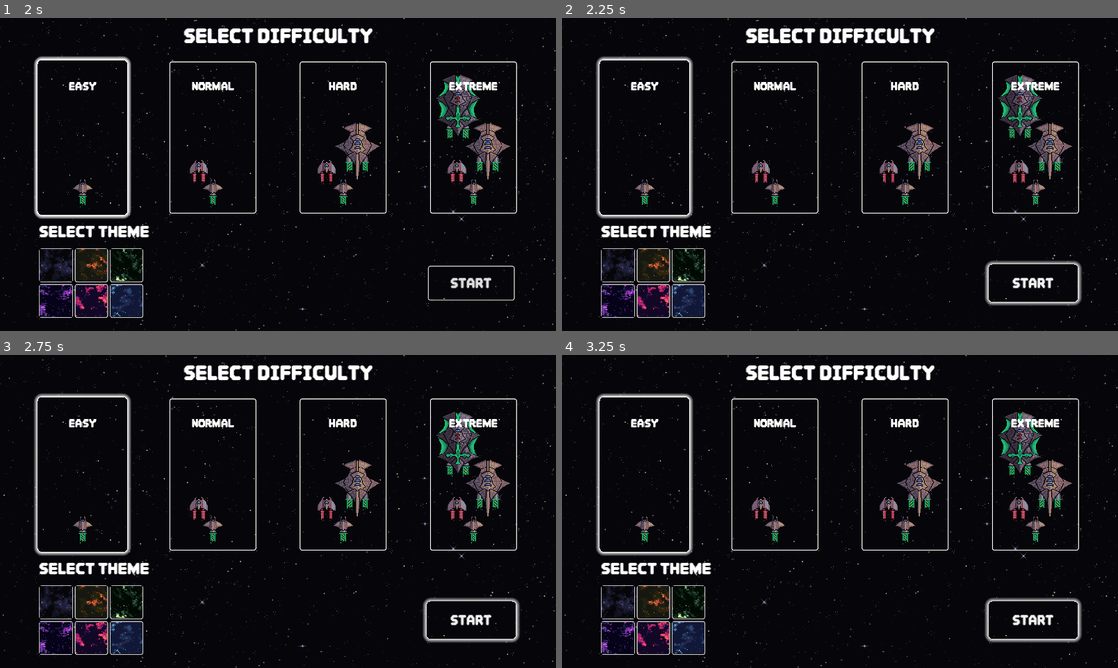
Above: before the commit, frames 1-4 (two rows, left to right).
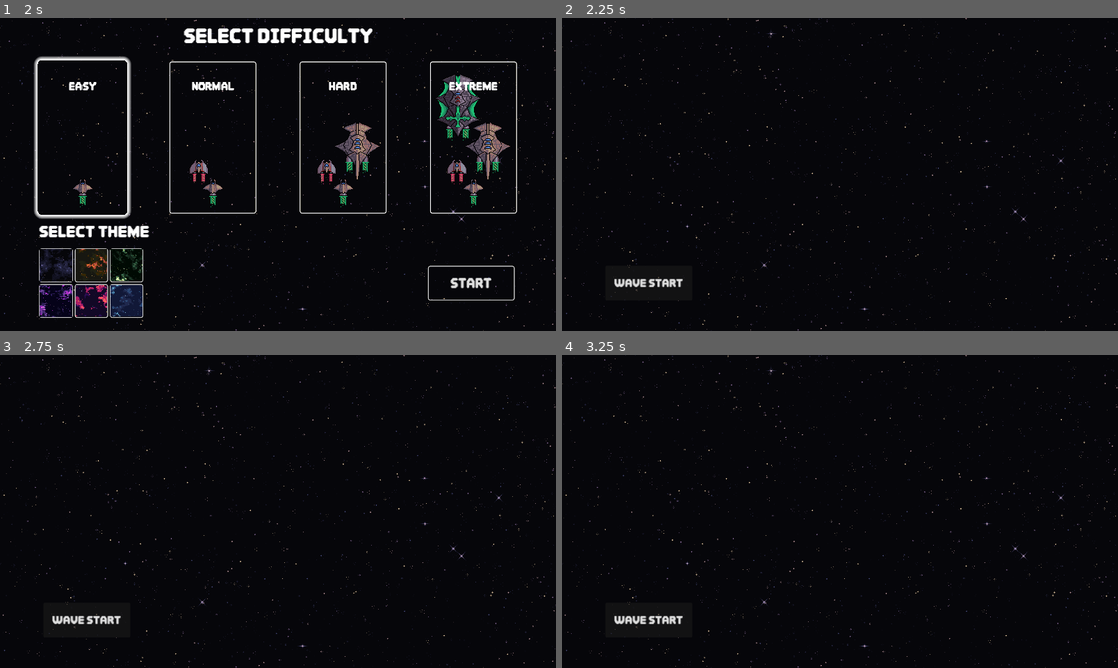
Above: after the commit, the same moments.

Repository: wonhs0191/GAME-2-Random-Defense-
Game: Godot game, scene res://title_screen/title_screen.tscn
Same seed, same stepped clock (60 frames per second), same inputs: the game is played once before the commit and once after it.
Inputs (mouse positions are in pixels of both pictures, inside the frame that each line leads up to):
- Up to frame 1 (2 s): click "S T A R T" at 0.5 s; click "EASY" at 1.25 s
- Up to frame 2 (2.25 s): click "START" at 2 s
- Up to frame 3 (2.75 s): no input
- Up to frame 4 (3.25 s): click (1034, 621) at 2.75 s, where only the run before the commit has a clickable "START"

Frame 1 is identical in both runs. In frame 2, 10% of the frame differs, in the area x 6-94%, y 3-96%; in frame 3, 10%; in frame 4, 10%.

Commit message:
^_^ MAP-001 개발 완료
- enemy 경로 추종
- 난이도에 따른 맵 선택, 배경 선택
- wave 시작 버튼

Diff:
--- a/enemy/nautolan/bomber/bomber.gd
+++ b/enemy/nautolan/bomber/bomber.gd
@@ -1,7 +1,61 @@
 extends CharacterBody2D
+
+var move_speed: float          = 50.0          # 이동 속도
+var path_2d: Path2D            = null          # Path2D 참조
+var progress: float            = 0.0           # 각 bomber만의 progress 값 (0.0 ~ 1.0)
+var previous_position: Vector2 = Vector2.ZERO  # 이전 프레임의 위치 (방향 계산용)
 
 func _ready():
 	# 씬 실행 시 default 애니메이션 자동 재생
 	var engine = $Engine
 	if engine:
 		engine.play("default")
+
+	# 부모 노드가 Path2D인지 확인
+	if get_parent() is Path2D:
+		path_2d = get_parent() as Path2D
+		# 각 bomber는 자신만의 progress를 0부터 시작
+		progress = 0.0
+
+		# Path2D의 curve 시작점(0, 0)에 bomber를 초기 위치로 배치
+		if path_2d:
+			var path_start_position = path_2d.curve.sample_baked(0.0)
+			global_position = path_2d.global_position + path_start_position
+			previous_position = global_position
+
+func _process(delta):
+	# Path2D 하위에 있지 않으면 경로 추적하지 않음
+	if path_2d == null:
+		return
+
+	# Path의 길이를 가져와서 속도 계산
+	var path_length = path_2d.curve.get_baked_length()
+	if path_length <= 0:
+		return
+
+	# 이동 거리 계산 (각 bomber는 자신만의 progress를 증가)
+	var move_distance = move_speed * delta / path_length
+	progress += move_distance
+
+	# 경로 끝에 도달하면 제거
+	if progress >= 1.0:
+		progress = 1.0
+		queue_free()
+		return
+
+	# progress 값에 해당하는 경로상의 위치 계산
+	var path_position = path_2d.curve.sample_baked(progress * path_length)
+
+	# Path2D의 global_position을 기준으로 경로상의 위치 계산
+	# Path2D의 curve는 (0, 0)에서 시작하므로, Path2D의 위치를 기준으로 계산
+	var new_position = path_2d.global_position + path_position
+	global_position = new_position
+
+	# 방향 계산: 현재 위치와 이전 위치를 비교
+	var direction = new_position - previous_position
+	if direction.length() > 0.01:  # 움직임이 충분히 있을 때만 회전
+		# 스프라이트의 기본 방향이 반대이므로 180도(π)를 더함
+		rotation = direction.angle() + PI/2
+
+	# 이전 위치 업데이트
+	previous_position = new_position
--- a/enemy/nautolan/fighter/fighter.gd
+++ b/enemy/nautolan/fighter/fighter.gd
@@ -1,7 +1,61 @@
 extends CharacterBody2D
+
+var move_speed: float          = 50.0          # 이동 속도
+var path_2d: Path2D            = null          # Path2D 참조
+var progress: float            = 0.0           # 각 fighter만의 progress 값 (0.0 ~ 1.0)
+var previous_position: Vector2 = Vector2.ZERO  # 이전 프레임의 위치 (방향 계산용)
 
 func _ready():
 	# 씬 실행 시 default 애니메이션 자동 재생
 	var engine = $Engine
 	if engine:
 		engine.play("default")
+
+	# 부모 노드가 Path2D인지 확인
+	if get_parent() is Path2D:
+		path_2d = get_parent() as Path2D
+		# 각 fighter는 자신만의 progress를 0부터 시작
+		progress = 0.0
+
+		# Path2D의 curve 시작점(0, 0)에 fighter를 초기 위치로 배치
+		if path_2d:
+			var path_start_position = path_2d.curve.sample_baked(0.0)
+			global_position = path_2d.global_position + path_start_position
+			previous_position = global_position
+
+func _process(delta):
+	# Path2D 하위에 있지 않으면 경로 추적하지 않음
+	if path_2d == null:
+		return
+
+	# Path의 길이를 가져와서 속도 계산
+	var path_length = path_2d.curve.get_baked_length()
+	if path_length <= 0:
+		return
+
+	# 이동 거리 계산 (각 fighter는 자신만의 progress를 증가)
+	var move_distance = move_speed * delta / path_length
+	progress += move_distance
+
+	# 경로 끝에 도달하면 제거
+	if progress >= 1.0:
+		progress = 1.0
+		queue_free()
+		return
+
+	# progress 값에 해당하는 경로상의 위치 계산
+	var path_position = path_2d.curve.sample_baked(progress * path_length)
+
+	# Path2D의 global_position을 기준으로 경로상의 위치 계산
+	# Path2D의 curve는 (0, 0)에서 시작하므로, Path2D의 위치를 기준으로 계산
+	var new_position = path_2d.global_position + path_position
+	global_position = new_position
+
+	# 방향 계산: 현재 위치와 이전 위치를 비교
+	var direction = new_position - previous_position
+	if direction.length() > 0.01:  # 움직임이 충분히 있을 때만 회전
+		# 스프라이트의 기본 방향이 반대이므로 180도(π)를 더함
+		rotation = direction.angle() + PI/2
+
+	# 이전 위치 업데이트
+	previous_position = new_position
--- a/game_play/game_play.gd
+++ b/game_play/game_play.gd
@@ -1,4 +1,6 @@
 extends Node2D
+
+signal wave_started
 
 func _ready():
 
@@ -31,3 +33,6 @@
 				#! print("=== 노드 트리 구조 ===")
 				#! print_tree()
 				#! print("===================")
+
+func _on_wave_start_pressed():
+	wave_started.emit()
--- a/game_play/game_play.tscn
+++ b/game_play/game_play.tscn
@@ -10,3 +10,13 @@
 offset_bottom = 40.0
 
 [node name="map" type="Node2D" parent="."]
+
+[node name="wave_start" type="Button" parent="."]
+offset_left = 100.0
+offset_top = 570.0
+offset_right = 300.0
+offset_bottom = 650.0
+theme_override_font_sizes/font_size = 25
+text = "WAVE START"
+
+[connection signal="pressed" from="wave_start" to="." method="_on_wave_start_pressed"]
--- /dev/null
+++ b/game_play/maps/easy.gd
@@ -0,0 +1,21 @@
+extends Node2D
+
+@onready var fighter_timer = $fighter_timer
+@onready var path_2d       = $Path2D
+
+const FIGHTER_SCENE = preload("res://enemy/nautolan/fighter/fighter.tscn")
+
+func _ready():
+	# 부모 노드를 찾아서 game_play의 wave_started signal에 연결
+	var parent = get_parent()  # map 노드
+	if parent:
+		var game_play_node = parent.get_parent()  # GamePlay 노드
+		if game_play_node and game_play_node.has_signal("wave_started"):
+			game_play_node.wave_started.connect(_on_wave_started)
+
+func _on_wave_started():
+	fighter_timer.start()
+
+func _on_fighter_timer_timeout():
+	var fighter_instance = FIGHTER_SCENE.instantiate()
+	path_2d.add_child(fighter_instance)
--- a/game_play/maps/easy.tscn
+++ b/game_play/maps/easy.tscn
@@ -1,4 +1,6 @@
-[gd_scene load_steps=2 format=3 uid="uid://dqu0gciek7344"]
+[gd_scene load_steps=3 format=3 uid="uid://dqu0gciek7344"]
+
+[ext_resource type="Script" path="res://game_play/maps/easy.gd" id="1_k86kc"]
 
 [sub_resource type="Curve2D" id="Curve2D_o85aw"]
 _data = {
@@ -7,9 +9,12 @@
 point_count = 14
 
 [node name="Easy" type="Node2D"]
+script = ExtResource("1_k86kc")
 
 [node name="Path2D" type="Path2D" parent="."]
 curve = SubResource("Curve2D_o85aw")
 
-[node name="PathFollow2D" type="PathFollow2D" parent="Path2D"]
-position = Vector2(0, 360)
+[node name="fighter_timer" type="Timer" parent="."]
+wait_time = 3.0
+
+[connection signal="timeout" from="fighter_timer" to="." method="_on_fighter_timer_timeout"]
--- /dev/null
+++ b/game_play/maps/normal.gd
@@ -0,0 +1,28 @@
+extends Node2D
+
+@onready var fighter_timer = $fighter_timer
+@onready var bomber_timer  = $bomber_timer
+@onready var path_2d       = $Path2D
+
+const FIGHTER_SCENE = preload("res://enemy/nautolan/fighter/fighter.tscn")
+const BOMBER_SCENE  = preload("res://enemy/nautolan/bomber/bomber.tscn")
+
+func _ready():
+	# 부모 노드를 찾아서 game_play의 wave_started signal에 연결
+	var parent = get_parent()  # map 노드
+	if parent:
+		var game_play_node = parent.get_parent()  # GamePlay 노드
+		if game_play_node and game_play_node.has_signal("wave_started"):
+			game_play_node.wave_started.connect(_on_wave_started)
+
+func _on_wave_started():
+	fighter_timer.start()
+	bomber_timer.start()
+
+func _on_fighter_timer_timeout():
+	var fighter_instance = FIGHTER_SCENE.instantiate()
+	path_2d.add_child(fighter_instance)
+
+func _on_bomber_timer_timeout():
+	var bomber_instance = BOMBER_SCENE.instantiate()
+	path_2d.add_child(bomber_instance)
--- a/game_play/maps/normal.tscn
+++ b/game_play/maps/normal.tscn
@@ -1,4 +1,6 @@
-[gd_scene load_steps=2 format=3 uid="uid://cu3q3xm8g7fem"]
+[gd_scene load_steps=3 format=3 uid="uid://cu3q3xm8g7fem"]
+
+[ext_resource type="Script" path="res://game_play/maps/normal.gd" id="1_dlx6u"]
 
 [sub_resource type="Curve2D" id="Curve2D_tw48t"]
 _data = {
@@ -7,9 +9,16 @@
 point_count = 10
 
 [node name="Normal" type="Node2D"]
+script = ExtResource("1_dlx6u")
 
 [node name="Path2D" type="Path2D" parent="."]
 curve = SubResource("Curve2D_tw48t")
 
-[node name="PathFollow2D" type="PathFollow2D" parent="Path2D"]
-position = Vector2(0, 100)
+[node name="fighter_timer" type="Timer" parent="."]
+wait_time = 3.0
+
+[node name="bomber_timer" type="Timer" parent="."]
+wait_time = 5.0
+
+[connection signal="timeout" from="fighter_timer" to="." method="_on_fighter_timer_timeout"]
+[connection signal="timeout" from="bomber_timer" to="." method="_on_bomber_timer_timeout"]
--- a/playsetup/playsetup.tscn
+++ b/playsetup/playsetup.tscn
@@ -373,6 +373,7 @@
 horizontal_alignment = 3
 autowrap_mode = 2
 
+[connection signal="pressed" from="Start" to="." method="_on_start_pressed"]
 [connection signal="pressed" from="Difficulty/HBoxContainer/Degree1" to="." method="_on_degree_1_pressed"]
 [connection signal="pressed" from="Difficulty/HBoxContainer/Degree2" to="." method="_on_degree_2_pressed"]
 [connection signal="pressed" from="Difficulty/HBoxContainer/Degree3" to="." method="_on_degree_3_pressed"]
Not shown: 1 places in playsetup/playsetup.tscn that only renumber resources
